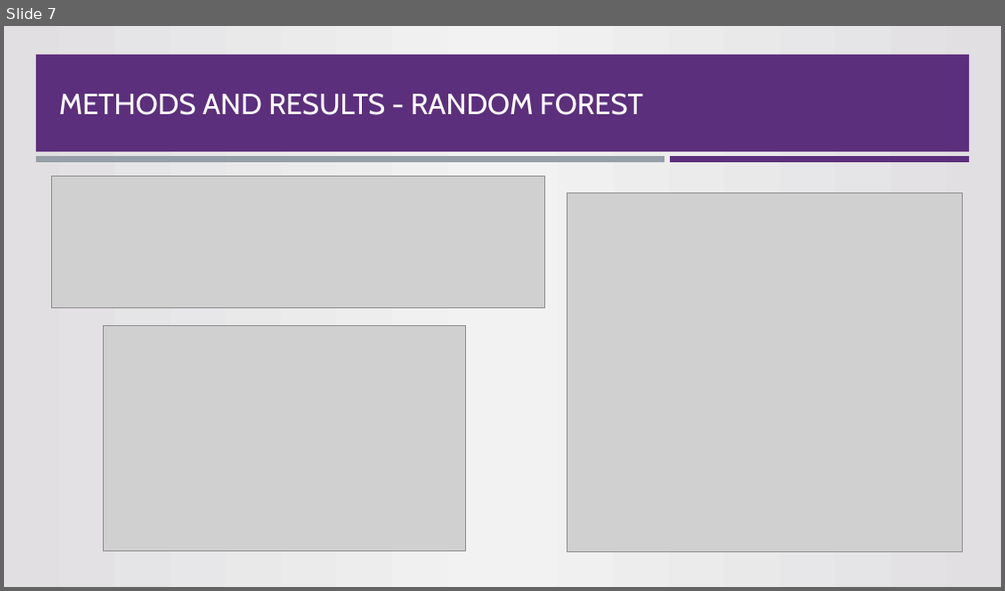
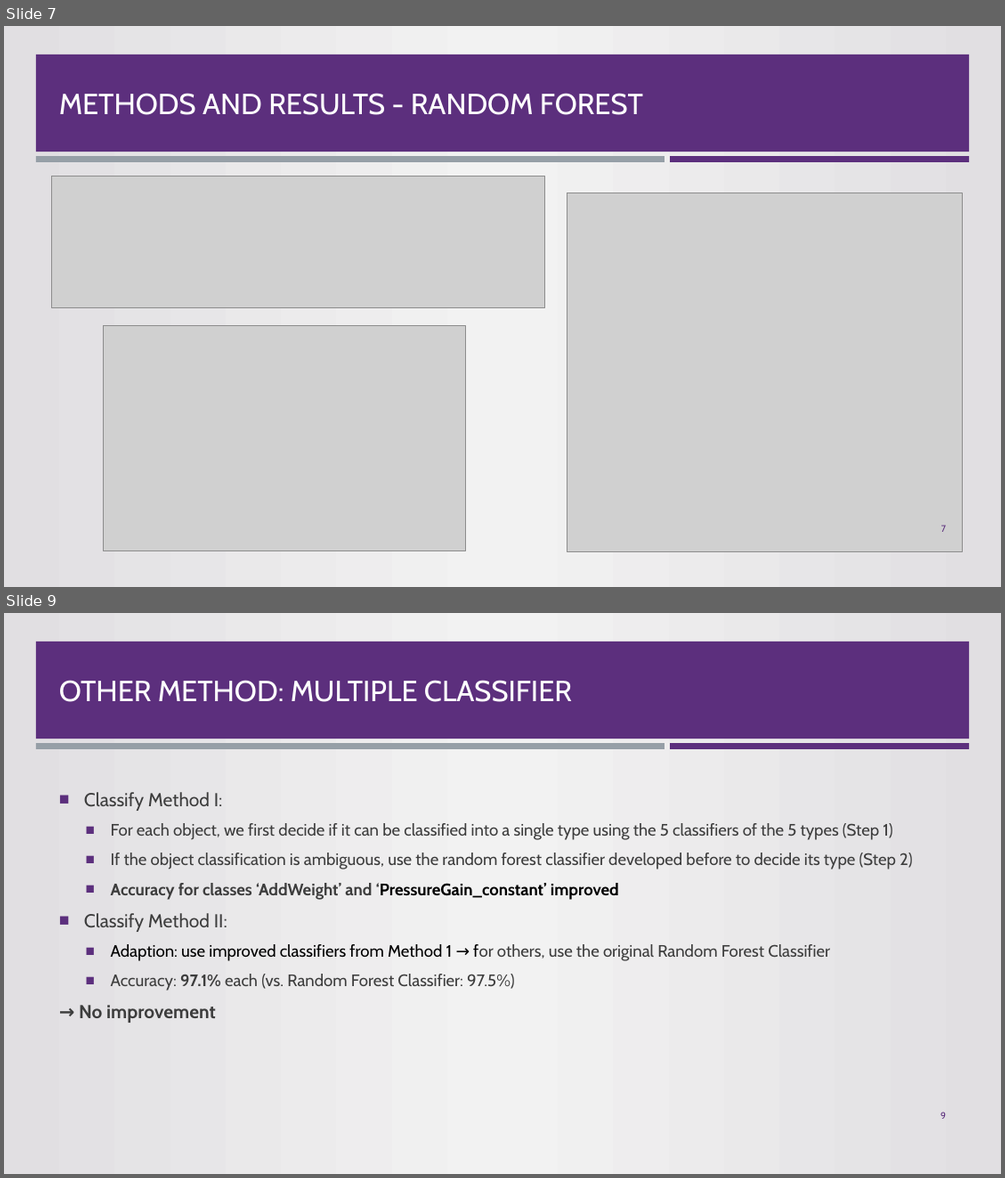
Before and after one commit to sunyrain/MLTask, a slide deck: Presentation.pptx. Shown one above the other, each under a label of ours: slide 7 before the commit, slides 7 and 9 after it; the slides between them are not shown. The pictures are 1005x591 and 1005x1178 pixels, drawn with LibreOffice and Linux fonts; fonts in the diff are those of the drawing; grey boxes stand for pictures; background and template pictures are left out. Boxes give left, top, right and bottom in pixels: in the first picture for what was removed or moved away, otherwise in the second. Text is boxed around its words. In the diff, an @@ line names an element or a change of style, - is before the commit and + after.

```diff
--- a/Presentation.pptx
+++ b/Presentation.pptx
@@ slide 9 added at [4, 613, 1001, 1174], background gradient #E1DFE2 to #F2F2F2; not listed: 3 template elements that a slide beside it also shows @@
@@ title added at [59, 680, 572, 702], 28 pt, text #FFFFFF @@
+OTHER METHOD: MULTIPLE CLASSIFIER
@@ text added at [79, 792, 913, 1022], 16 pt, text #3D3D3D @@
+■ Classify Method I:
+  ■ For each object, we first decide if it can be classified into a single type using the 5 classifiers of the 5 types (Step 1)
+  ■ If the object classification is ambiguous, use the random forest classifier developed before to decide its type (Step 2)
+  ■ Accuracy for classes ‘AddWeight’ and ‘PressureGain_constant’ improved
+■ Classify Method II:
+  ■ Adaption: use improved classifiers from Method 1 → for others, use the original Random Forest Classifier
+  ■ Accuracy: 97.1% each (vs. Random Forest Classifier: 97.5%)
+→ No improvement
@@ page number added at [940, 1111, 946, 1119], 9 pt, text #5C2F7D @@
+9
@@ slide 7 changed as well @@
@@ page number added at [941, 524, 946, 532], 9 pt, text #5C2F7D @@
+7
```
Also in this commit, not shown: 9 other slides changed, 4 other slides added.
